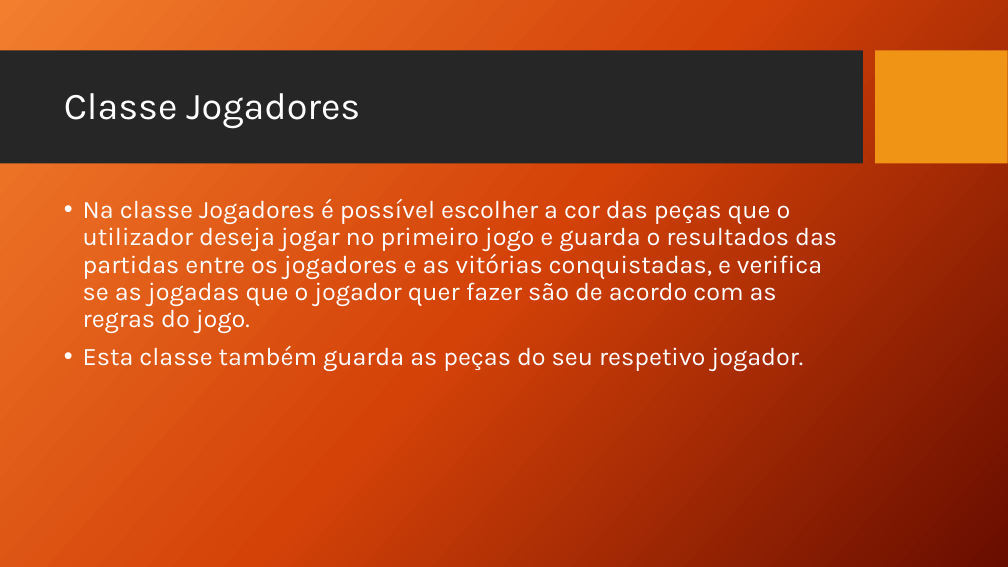
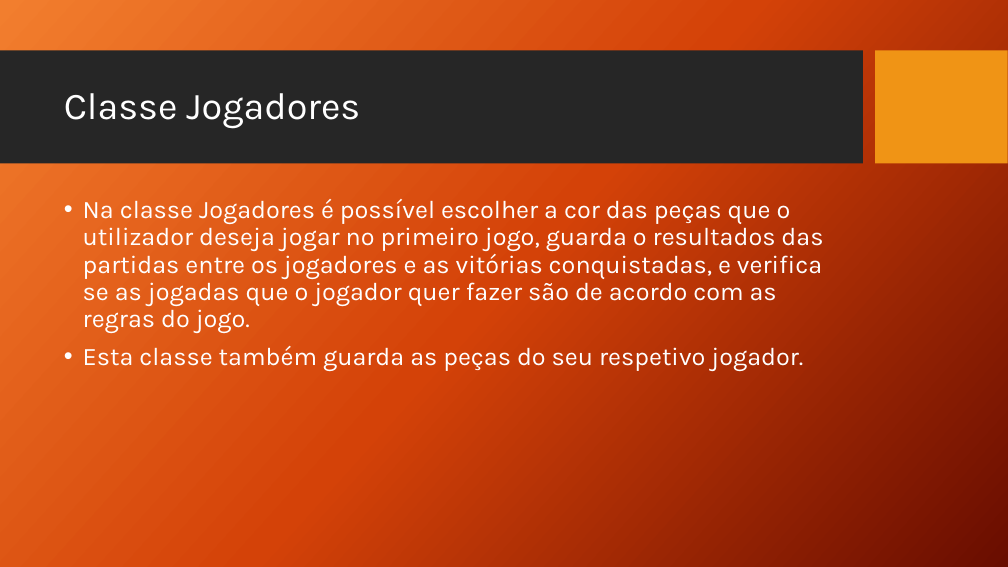
Before and after one commit to wolfmanPires/LDP, a slide deck: slide 7 of Damas.pptx. Drawn at 1008x567 pixels with LibreOffice and Linux fonts; fonts in the diff are those of the drawing; background and template pictures are left out. Boxes give left, top, right and bottom in pixels: in the first picture for what was removed or moved away, otherwise in the second. Text is boxed around its words. In the diff, an @@ line names an element or a change of style, - is before the commit and + after.

```diff
--- a/Damas.pptx
+++ b/Damas.pptx
@@ text at bbox=[83, 199, 823, 333]: text changed @@
-• Na classe Jogadores é possível escolher a cor das peças que o utilizador deseja jogar no primeiro jogo e guarda o resultados das partidas entre os jogadores e as vitórias conquistadas, e verifica se as jogadas que o jogador quer fazer são de acordo com as regras do jogo.
+• Na classe Jogadores é possível escolher a cor das peças que o utilizador deseja jogar no primeiro jogo, guarda o resultados das partidas entre os jogadores e as vitórias conquistadas, e verifica se as jogadas que o jogador quer fazer são de acordo com as regras do jogo.
```
Also in this commit, not shown: 1 slide added.
